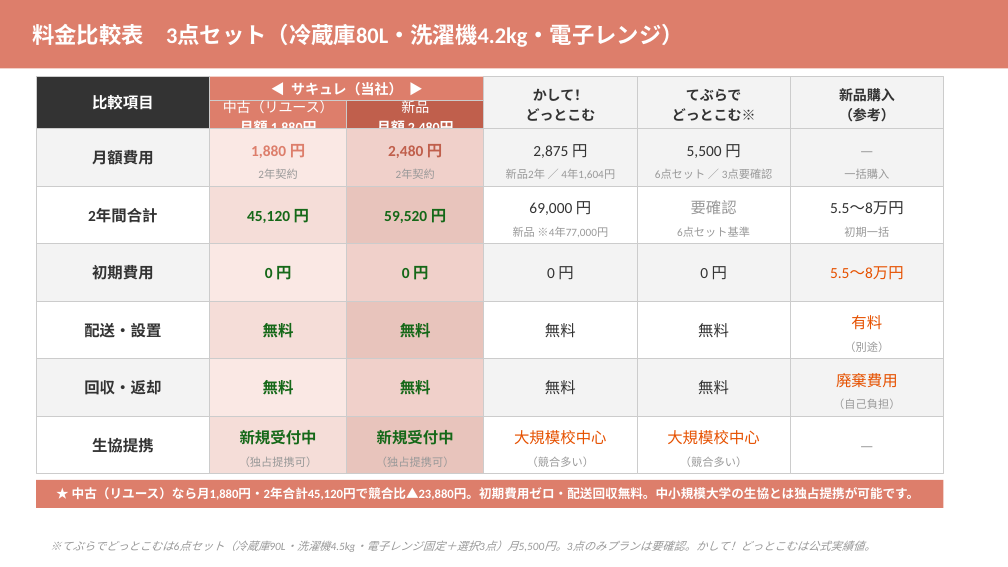
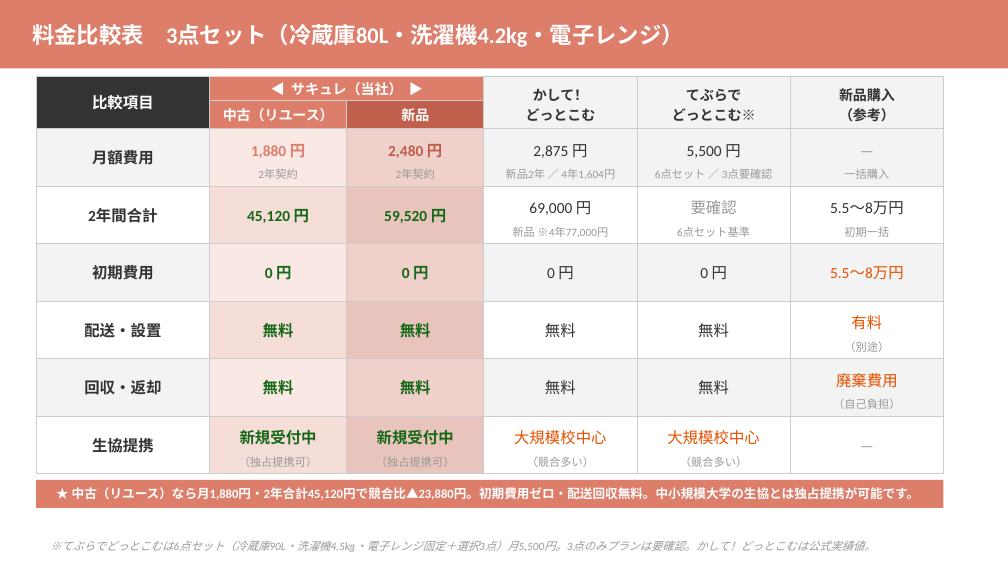
Before and after one commit to monomapblog-ui/sacure, a slide deck: slide 1 of 料金比較表_v1.pptx. Drawn at 1008x567 pixels with LibreOffice and Linux fonts; fonts in the diff are those of the drawing. Boxes give left, top, right and bottom in pixels: in the first picture for what was removed or moved away, otherwise in the second. Text is boxed around its words. In the diff, an @@ line names an element or a change of style, - is before the commit and + after.

```diff
--- a/料金比較表_v1.pptx
+++ b/料金比較表_v1.pptx
@@ text "中古（リユース）" at (x1=223, y1=108, x2=334, y2=121): bold on; line spacing 1.2 to 1 @@
@@ text at (x1=240, y1=118, x2=317, y2=129): paragraph removed @@
-月額 1,880円
@@ text "新品" at (x1=401, y1=108, x2=429, y2=121): bold on; line spacing 1.2 to 1 @@
@@ text at (x1=377, y1=118, x2=454, y2=128): paragraph removed @@
-月額 2,480円
```
Also in this commit, not shown: 3 other files.
